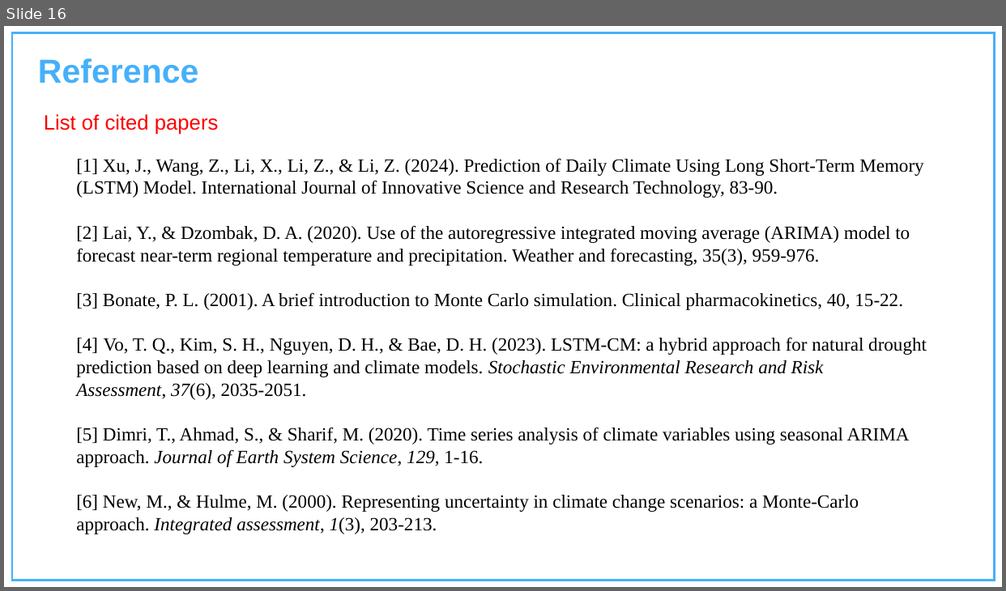
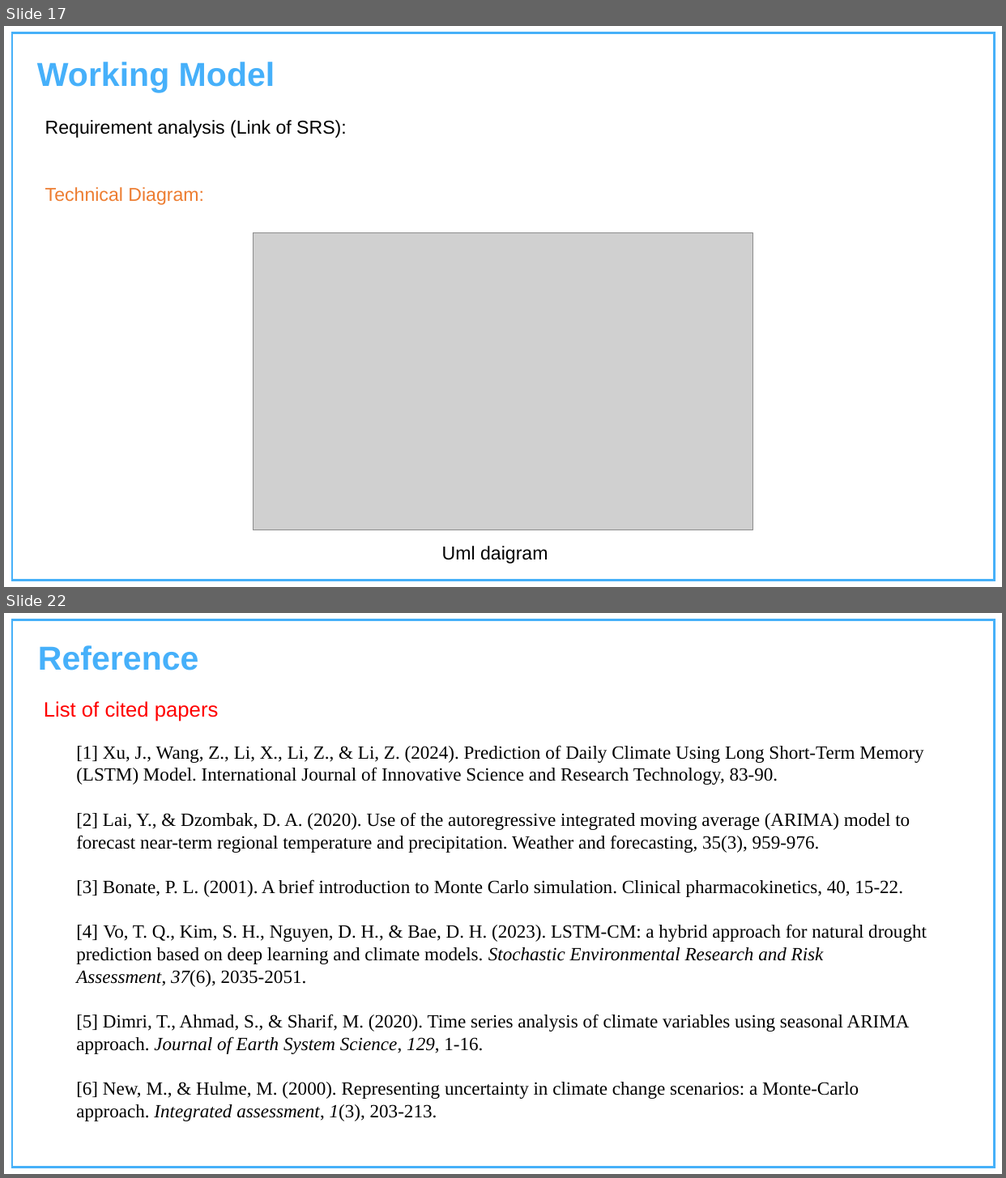
Before and after one commit to Charu-2718/AdaptiPlan, a slide deck: Project Presentation Template.pptx. Shown one above the other, each under a label of ours: slide 16 before the commit, slides 17 and 22 after it; the slides between them are not shown. The pictures are 1006x591 and 1006x1178 pixels, drawn with LibreOffice and Linux fonts; fonts in the diff are those of the drawing; grey boxes stand for pictures; background and template pictures are left out. Boxes give left, top, right and bottom in pixels: in the first picture for what was removed or moved away, otherwise in the second. Text is boxed around its words. In the diff, an @@ line names an element or a change of style, - is before the commit and + after.

```diff
--- a/Project Presentation Template.pptx
+++ b/Project Presentation Template.pptx
@@ slide 17 added at bbox=[4, 26, 1002, 587], background #FFFFFF; not listed: 1 template element that a slide beside it also shows @@
@@ text added at bbox=[37, 62, 275, 92], 32 pt, text #46B0FA, bold @@
+Working Model
@@ text added at bbox=[45, 120, 347, 205], 18 pt, text #000000 @@
+Requirement analysis (Link of SRS):
+Technical Diagram:
@@ picture added at bbox=[253, 233, 752, 531] @@
@@ text added at bbox=[442, 546, 548, 564], 18 pt, text #000000 @@
+Uml daigram
@@ what was slide 16 is now slide 22 @@
```
Also in this commit, not shown: 1 slide changed, 5 other slides added.
